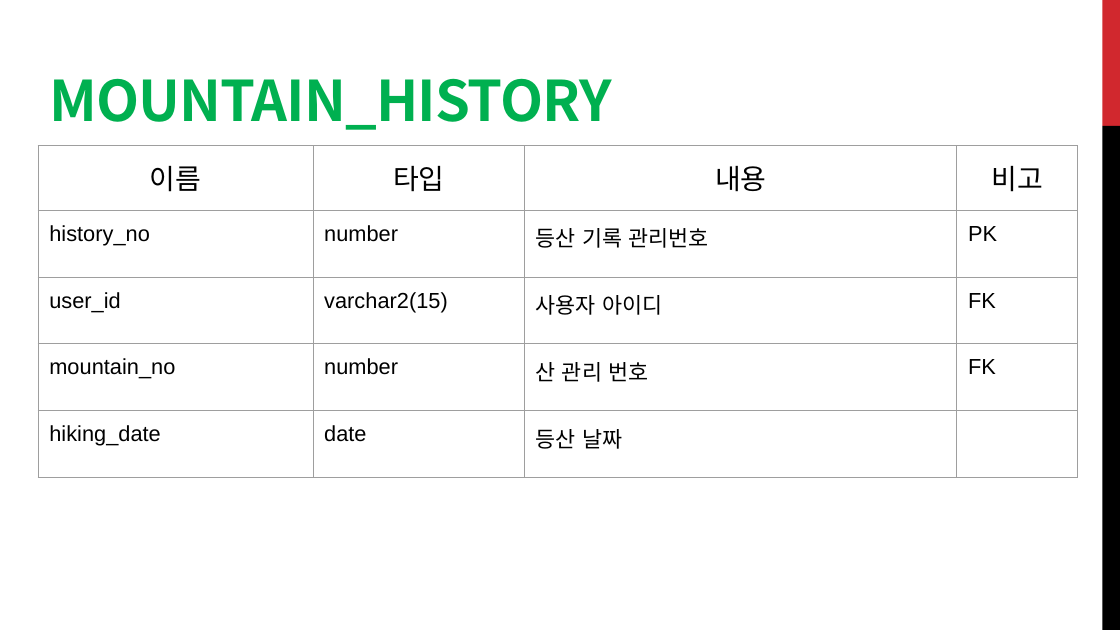
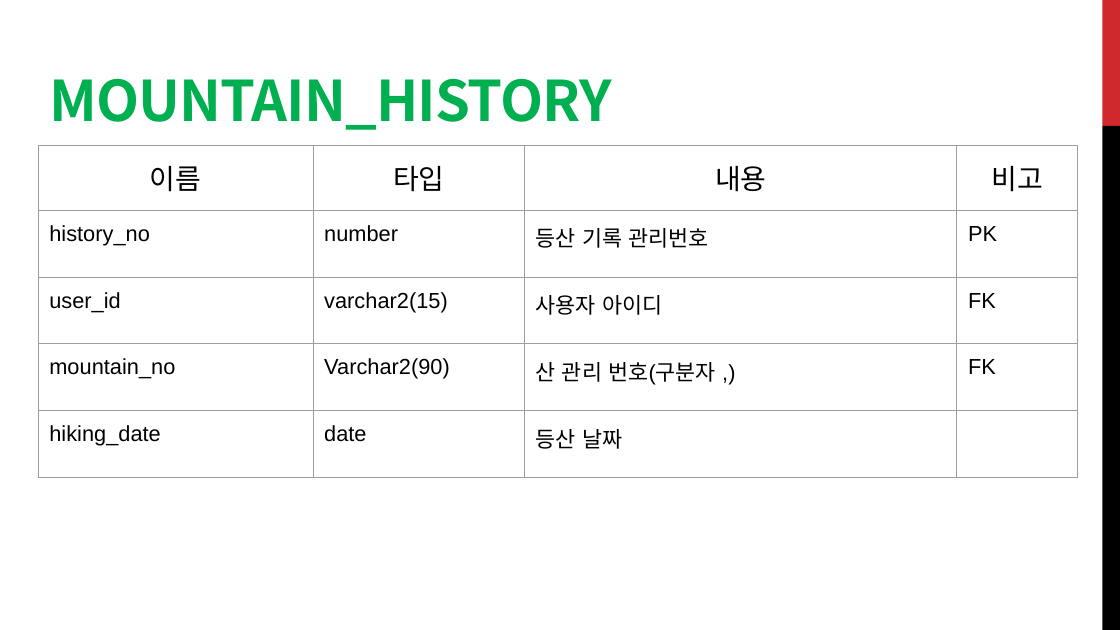
Before and after one commit to dta987/WebProject, a slide deck: slide 6 of WebContent/common/5조.YamaManProject.pptx. Drawn at 1120x630 pixels with LibreOffice and Linux fonts; fonts in the diff are those of the drawing. Boxes give left, top, right and bottom in pixels: in the first picture for what was removed or moved away, otherwise in the second. Text is boxed around its words. In the diff, an @@ line names an element or a change of style, - is before the commit and + after.

Commit message:
Mountain history 테이블 및 파워포인트 수정

```diff
--- a/WebContent/common/5조.YamaManProject.pptx
+++ b/WebContent/common/5조.YamaManProject.pptx
@@ table at <box>38,146,1077,477</box> @@
-row 4, column 2: number
+row 4, column 2: Varchar2(90)
-row 4, column 3: 산 관리 번호
+row 4, column 3: 산 관리 번호(구분자 ,)
```
Also in this commit, not shown: 1 other file.
